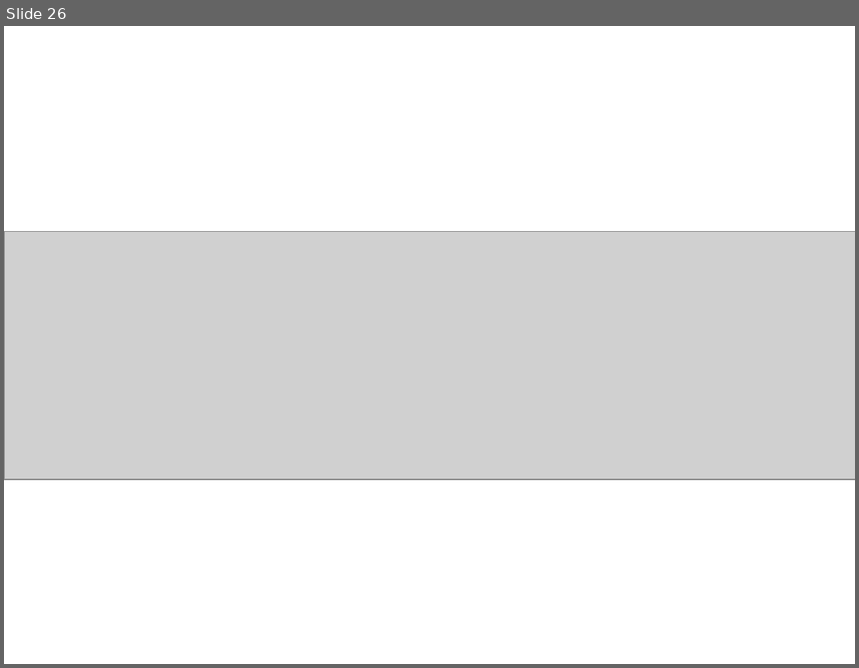
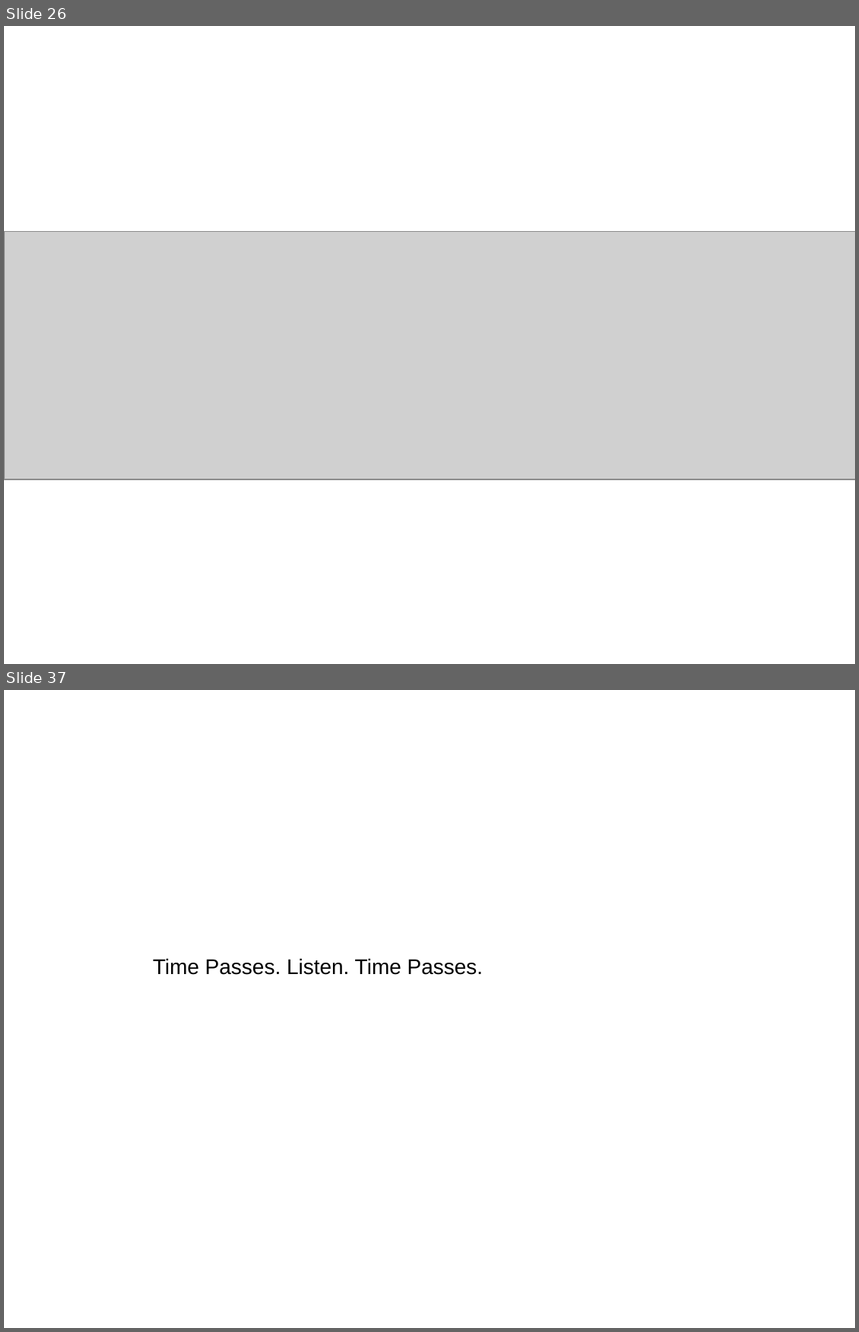
Before and after one commit to skipcole/opensimplatform, a slide deck: osp_arch_docs/instructor_vid/USIP_OSP_Facilitator_Training.ppt. Shown one above the other, each under a label of ours: slide 26 before the commit, slides 26 and 37 after it; the slides between them are not shown. The pictures are 859x668 and 859x1332 pixels, drawn with LibreOffice and Linux fonts; fonts in the diff are those of the drawing; grey boxes stand for pictures. Boxes give left, top, right and bottom in pixels: in the first picture for what was removed or moved away, otherwise in the second. Text is boxed around its words. In the diff, an @@ line names an element or a change of style, - is before the commit and + after.

```diff
--- a/osp_arch_docs/instructor_vid/USIP_OSP_Facilitator_Training.ppt
+++ b/osp_arch_docs/instructor_vid/USIP_OSP_Facilitator_Training.ppt
@@ slide 37 added at (4, 690, 855, 1328), background #FFFFFF @@
@@ text added at (153, 958, 484, 975), 18 pt, text #000000 @@
+Time Passes. Listen. Time Passes.
```
Also in this commit, not shown: 16 other slides added, 16 slides removed, 10 other files.
